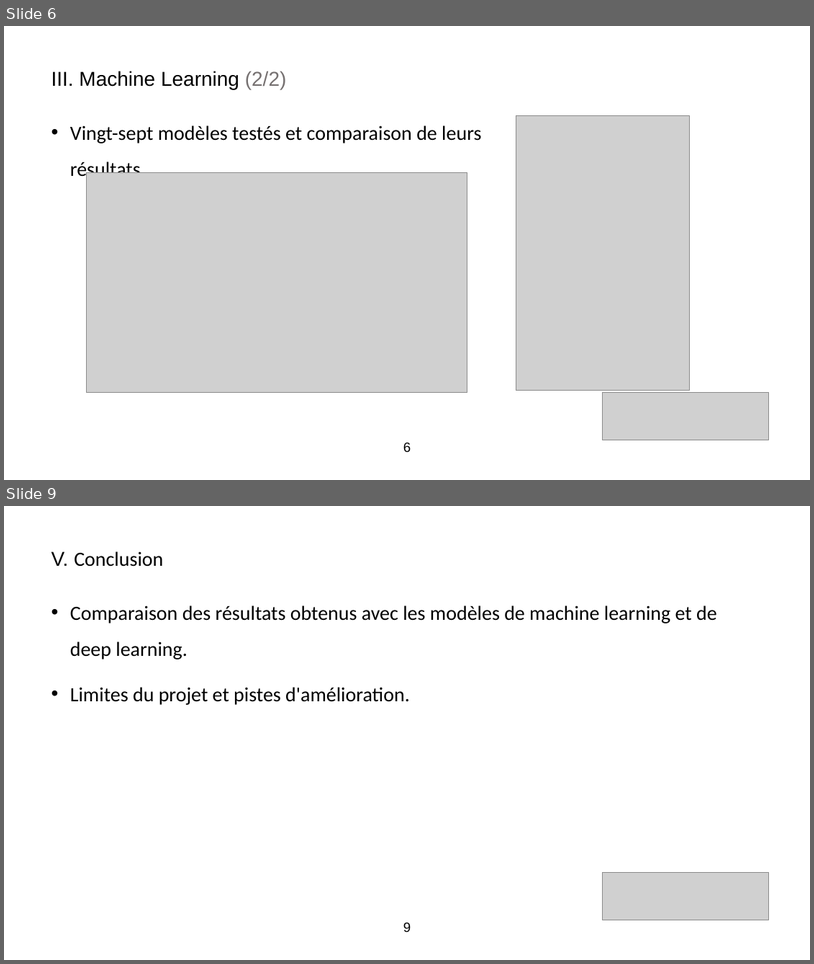
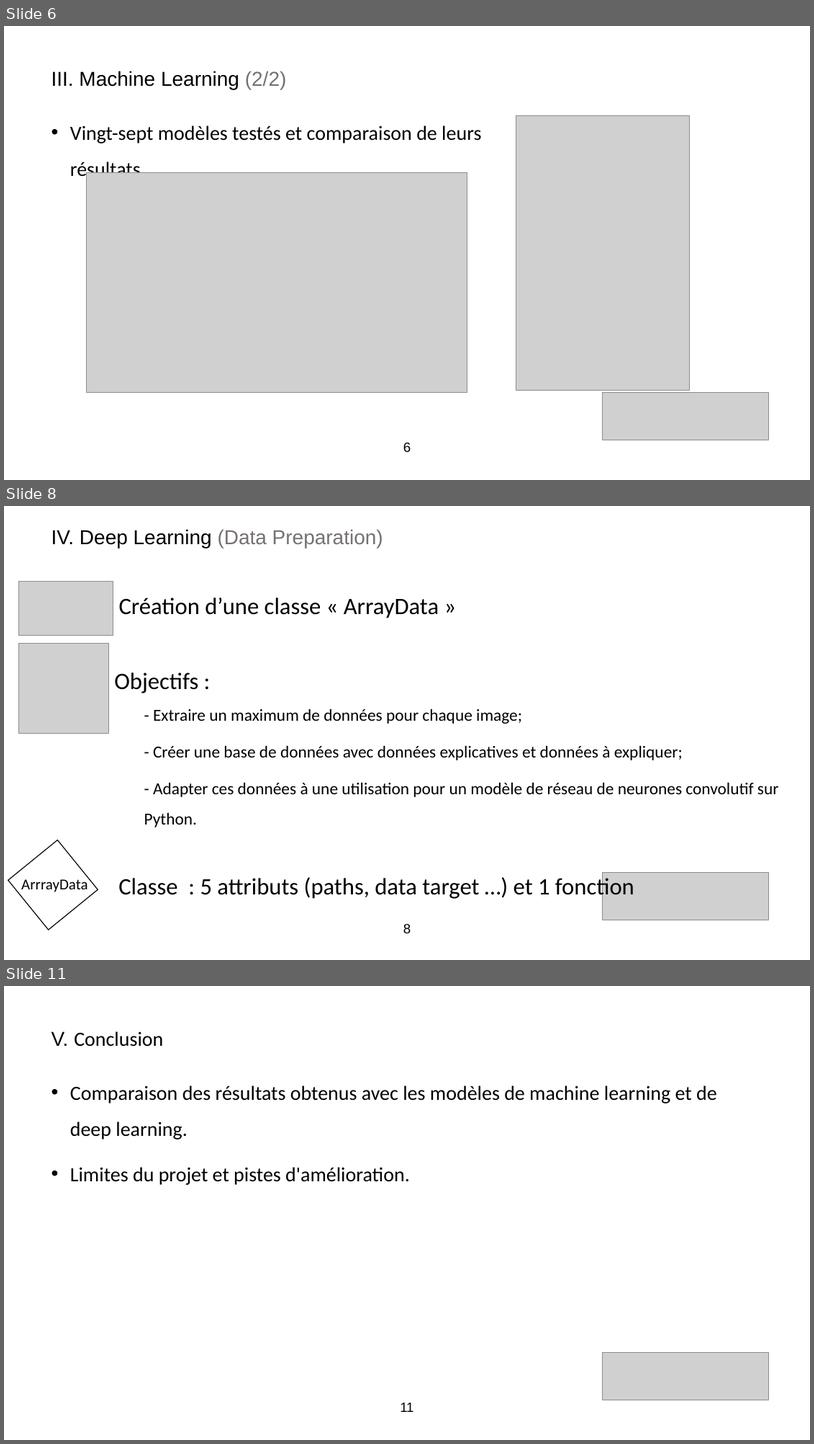
Before and after one commit to MarcAntoineAuvray/project_cartes, a slide deck: presentation_projet_python.pptx. Shown one above the other, each under a label of ours: slides 6 and 9 before the commit, slides 6, 8 and 11 after it; the slides between them are not shown. The pictures are 814x964 and 814x1444 pixels, drawn with LibreOffice and Linux fonts; fonts in the diff are those of the drawing; grey boxes stand for pictures. Boxes give left, top, right and bottom in pixels: in the first picture for what was removed or moved away, otherwise in the second. Text is boxed around its words. In the diff, an @@ line names an element or a change of style, - is before the commit and + after.

```diff
--- a/presentation_projet_python.pptx
+++ b/presentation_projet_python.pptx
@@ slide 8 added at box(4, 506, 810, 960), background #FFFFFF @@
@@ subtitle added at box(52, 529, 383, 548), 24 pt, text #767171 @@
+IV. Deep Learning (Data Preparation)
@@ picture added at box(18, 581, 113, 636) @@
@@ text added at box(119, 597, 439, 618), 28 pt, text #000000 @@
+Création d’une classe « ArrayData »
@@ picture added at box(18, 644, 108, 733) @@
@@ text added at box(114, 672, 779, 827), 20 pt, text #000000 @@
+Objectifs :
+- Extraire un maximum de données pour chaque image;
+- Créer une base de données avec données explicatives et données à expliquer;
+- Adapter ces données à une utilisation pour un modèle de réseau de neurones convolutif sur Python.
@@ rectangle added at box(8, 840, 98, 929), outline #000000 1 pt @@
@@ picture added at box(603, 872, 769, 920) @@
@@ text added at box(21, 877, 88, 892), 18 pt, text #000000 @@
+ArrrayData
@@ text added at box(118, 875, 635, 900), 28 pt, text #000000 @@
+Classe : 5 attributs (paths, data target …) et 1 fonction
@@ page number added at box(404, 924, 411, 933), 16 pt, text #000000 @@
+8
@@ what was slide 9 is now slide 11 @@
@@ page number at box(400, 1402, 414, 1412): text changed @@
-9
+11
```
Also in this commit, not shown: 3 other slides added, 2 slides removed, 1 other file.
